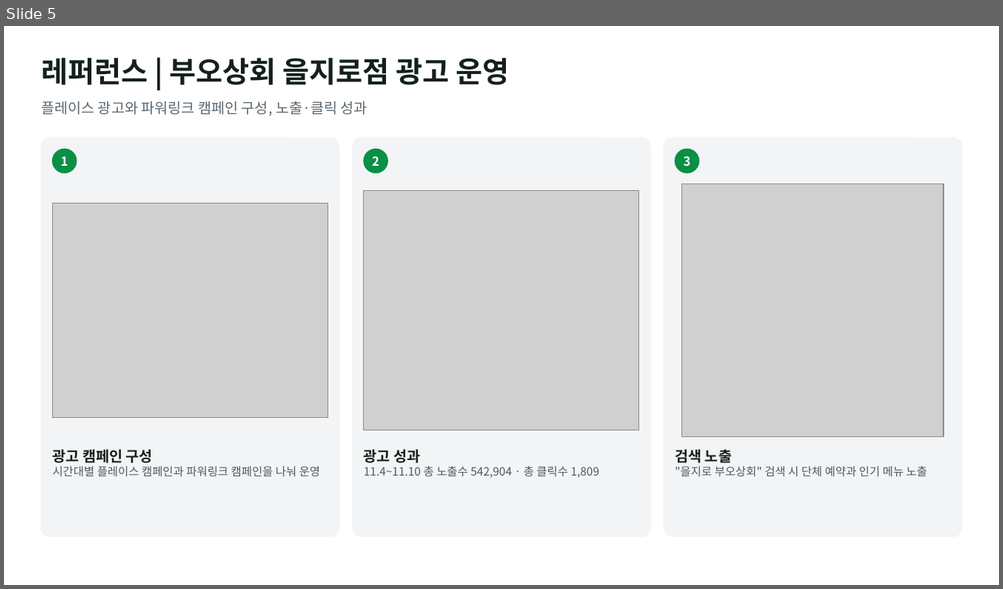
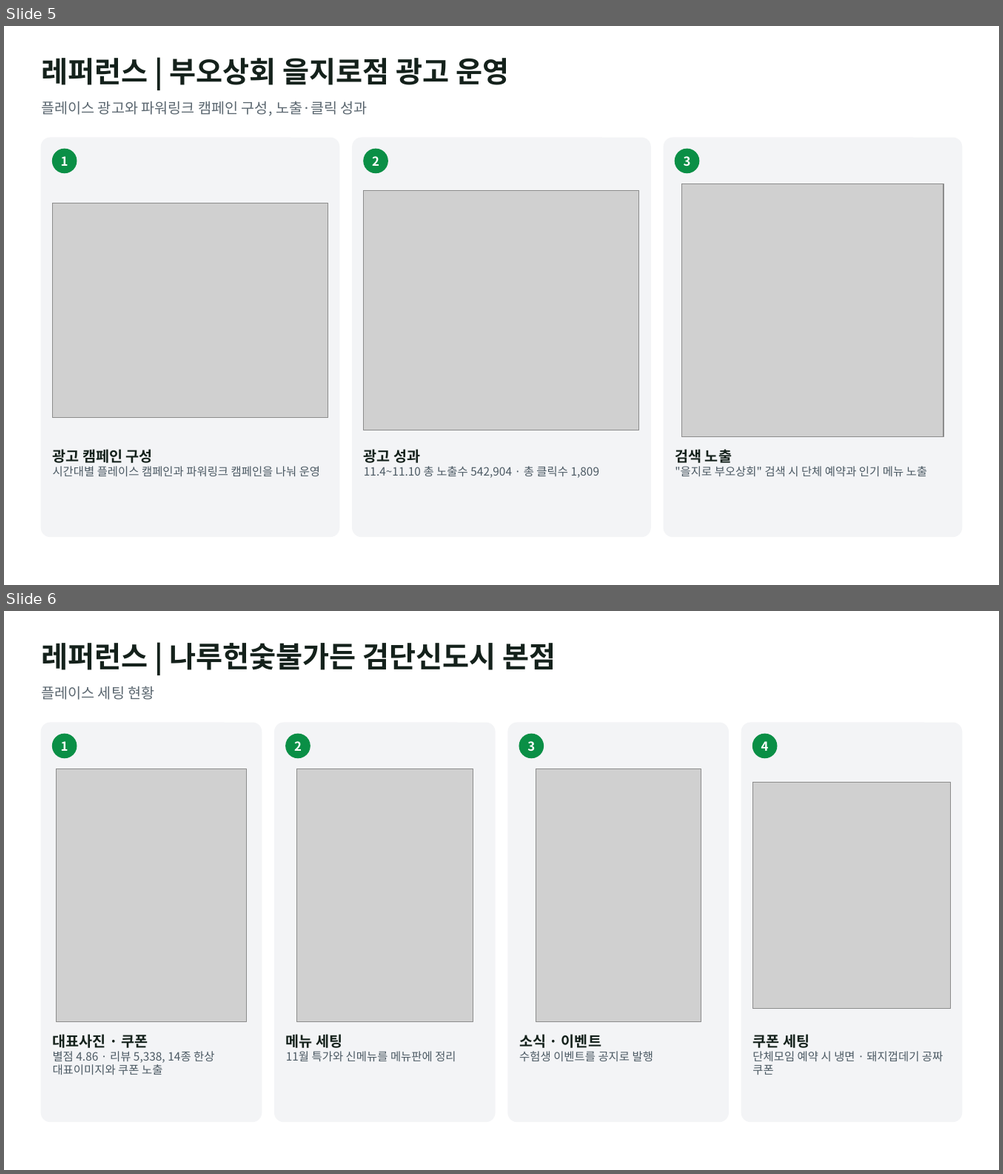
Before and after one commit to alfk0615/placeon, a slide deck: out/company_reference_proposal.pptx. Shown one above the other, each under a label of ours: slide 5 before the commit, slides 5 and 6 after it. The pictures are 1003x589 and 1003x1174 pixels, drawn with LibreOffice and Linux fonts; fonts in the diff are those of the drawing; grey boxes stand for pictures. Boxes give left, top, right and bottom in pixels: in the first picture for what was removed or moved away, otherwise in the second. Text is boxed around its words. In the diff, an @@ line names an element or a change of style, - is before the commit and + after.

```diff
--- a/out/company_reference_proposal.pptx
+++ b/out/company_reference_proposal.pptx
@@ slide 6 added at <box>4,611,999,1170</box>, background #FFFFFF @@
@@ text added at <box>41,643,556,670</box>, 28 pt, text #14211B, bold @@
+레퍼런스 | 나루헌숯불가든 검단신도시 본점
@@ text added at <box>41,686,154,700</box>, 14 pt, text #5B6770 @@
+플레이스 세팅 현황
@@ rounded rectangle added at <box>41,723,262,1122</box>, fill #F3F4F6, outline #F3F4F6 1 pt @@
@@ ellipse added at <box>53,734,77,758</box>, fill #0A8F46, outline #0A8F46 1 pt @@
@@ text added at <box>61,741,68,751</box>, 12 pt, text #FFFFFF, bold @@
+1
@@ rounded rectangle added at <box>275,723,495,1122</box>, fill #F3F4F6, outline #F3F4F6 1 pt @@
@@ ellipse added at <box>286,734,310,758</box>, fill #0A8F46, outline #0A8F46 1 pt @@
@@ text added at <box>294,741,301,751</box>, 12 pt, text #FFFFFF, bold @@
+2
@@ rounded rectangle added at <box>509,723,728,1122</box>, fill #F3F4F6, outline #F3F4F6 1 pt @@
@@ ellipse added at <box>520,734,543,758</box>, fill #0A8F46, outline #0A8F46 1 pt @@
@@ text added at <box>527,741,535,751</box>, 12 pt, text #FFFFFF, bold @@
+3
@@ rounded rectangle added at <box>741,723,962,1122</box>, fill #F3F4F6, outline #F3F4F6 1 pt @@
@@ ellipse added at <box>752,734,777,758</box>, fill #0A8F46, outline #0A8F46 1 pt @@
@@ text added at <box>761,741,768,751</box>, 12 pt, text #FFFFFF, bold @@
+4
@@ picture added at <box>57,769,247,1022</box> @@
@@ picture added at <box>296,769,472,1022</box> @@
@@ picture added at <box>535,769,700,1022</box> @@
@@ picture added at <box>752,783,950,1008</box> @@
@@ text added at <box>53,1034,214,1075</box>, 11 pt, text #4B5963 @@
+대표사진 · 쿠폰
+별점 4.86 · 리뷰 5,338, 14종 한상 대표이미지와 쿠폰 노출
@@ text added at <box>286,1034,455,1062</box>, 11 pt, text #4B5963 @@
+메뉴 세팅
+11월 특가와 신메뉴를 메뉴판에 정리
@@ text added at <box>519,1034,653,1062</box>, 11 pt, text #4B5963 @@
+소식 · 이벤트
+수험생 이벤트를 공지로 발행
@@ text added at <box>752,1034,942,1075</box>, 11 pt, text #4B5963 @@
+쿠폰 세팅
+단체모임 예약 시 냉면 · 돼지껍데기 공짜 쿠폰
```
Also in this commit, not shown: 1 other slide added.
